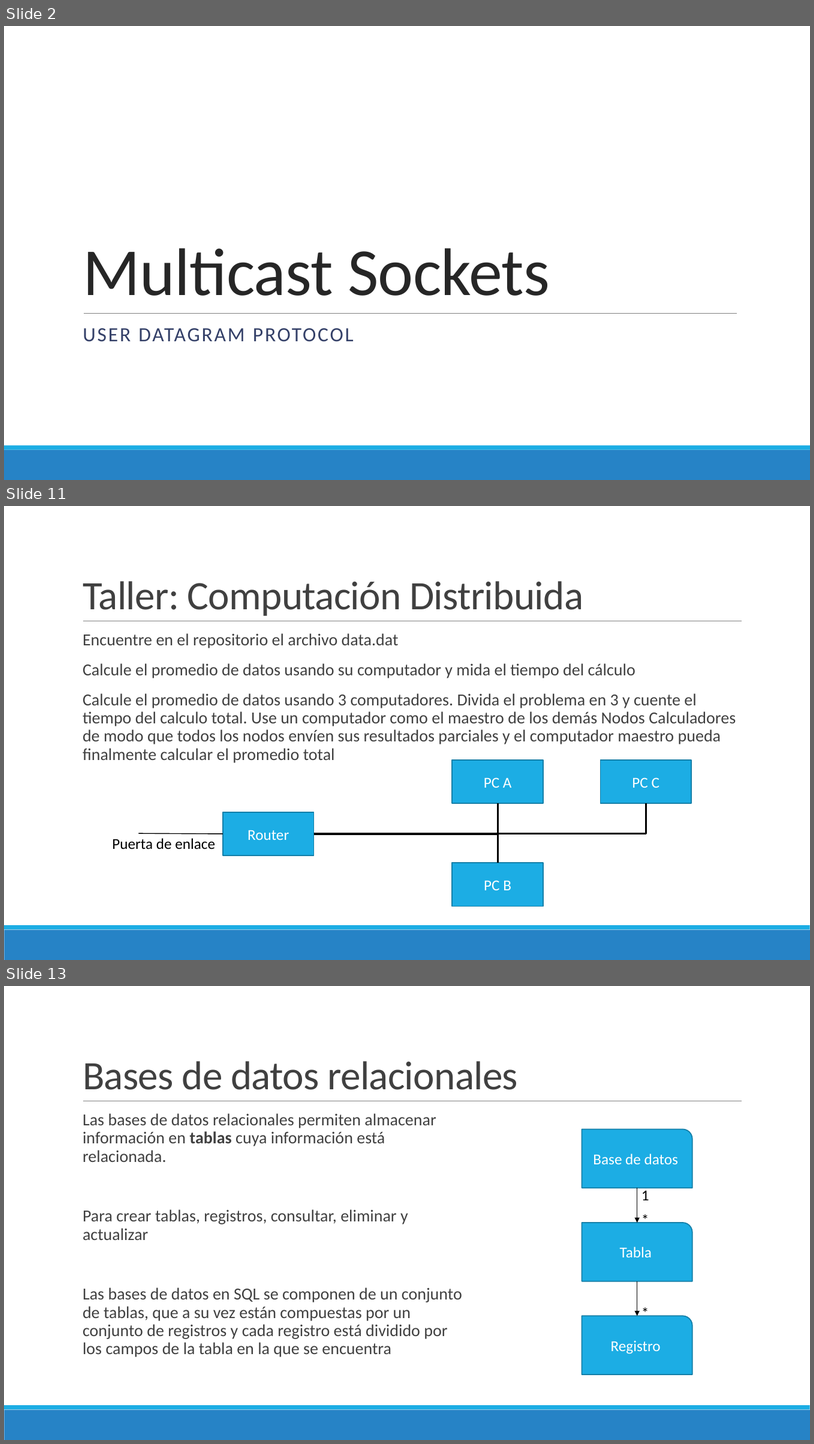
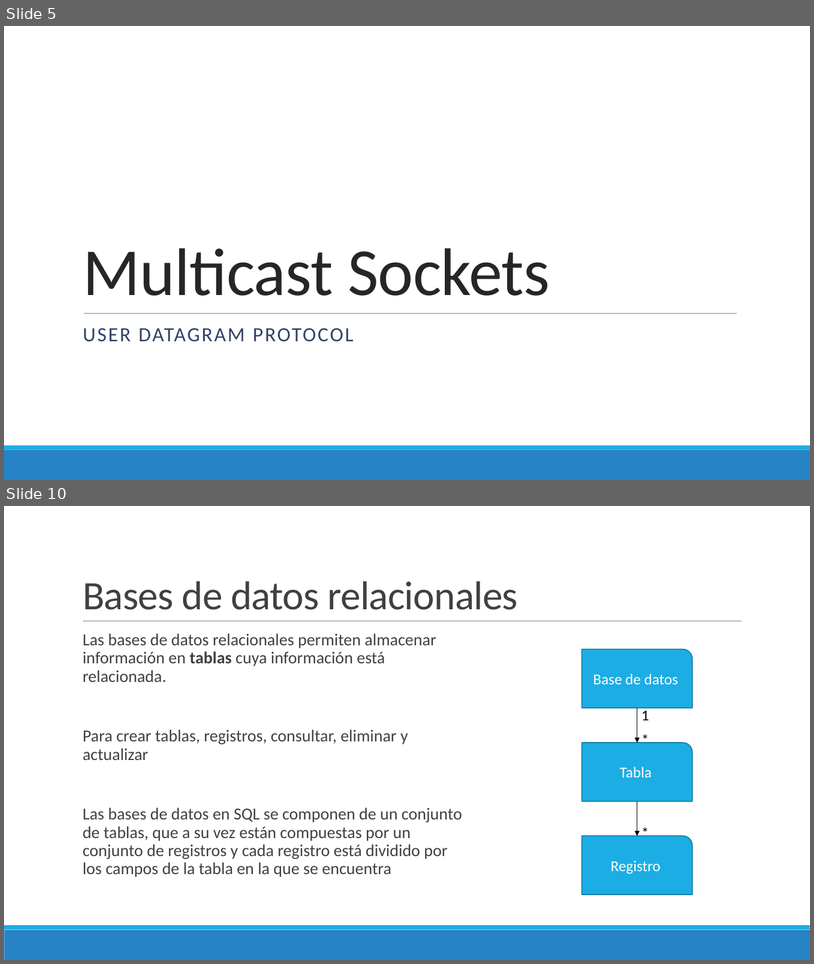
Before and after one commit to Domiciano/PrograRed201, a slide deck: Semana 9/Presentación.pptx. Shown one above the other, each under a label of ours: slides 2, 11 and 13 before the commit, slides 5 and 10 after it; the slides between them are not shown. The pictures are 814x1444 and 814x964 pixels, drawn with LibreOffice and Linux fonts; fonts in the diff are those of the drawing. Boxes give left, top, right and bottom in pixels: in the first picture for what was removed or moved away, otherwise in the second. Text is boxed around its words. In the diff, an @@ line names an element or a change of style, - is before the commit and + after.

```diff
--- a/Semana 9/Presentación.pptx
+++ b/Semana 9/Presentación.pptx
@@ slide 11 removed at box(4, 506, 810, 960), background #FFFFFF; not listed: 3 template elements that a slide beside it also shows @@
@@ title removed at box(83, 581, 584, 616) @@
-Taller: Computación Distribuida
@@ text removed at box(83, 633, 736, 763) @@
-  Encuentre en el repositorio el archivo data.dat
-  Calcule el promedio de datos usando su computador y mida el tiempo del cálculo
-  Calcule el promedio de datos usando 3 computadores. Divida el problema en 3 y cuente el tiempo del calculo total. Use un computador como el maestro de los demás Nodos Calculadores de modo que todos los nodos envíen sus resultados parciales y el computador maestro pueda finalmente calcular el promedio total
@@ rectangle removed at box(452, 760, 543, 804) @@
-PC A
@@ rectangle removed at box(601, 760, 692, 804) @@
-PC C
@@ elbow line removed from (314, 834) to (498, 803) @@
@@ elbow line removed from (314, 834) to (647, 803) @@
@@ rectangle removed at box(223, 812, 314, 856) @@
-Router
@@ text removed at box(112, 838, 215, 849) @@
-Puerta de enlace
@@ line removed from (223, 834) to (139, 833) @@
@@ elbow line removed from (314, 834) to (498, 862) @@
@@ rectangle removed at box(452, 862, 543, 906) @@
-PC B
@@ what was slide 2 is now slide 5 @@
@@ what was slide 13 is now slide 10 @@
```
Also in this commit, not shown: 6 slides changed, 5 slides added, 7 other slides removed.
